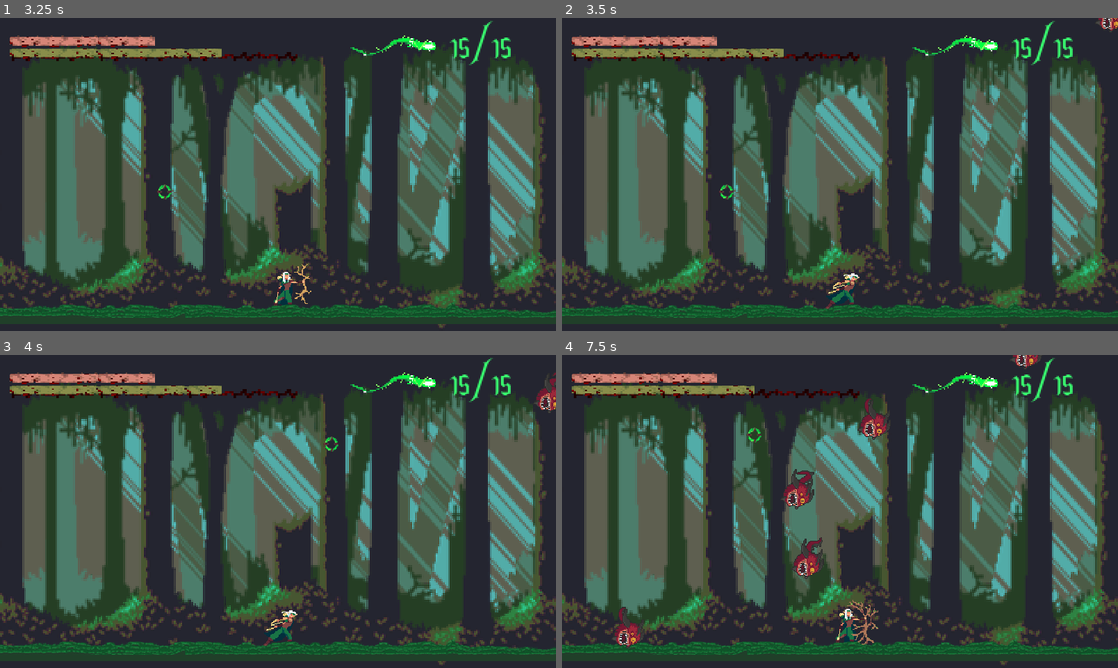
Above: before the commit, frames 1-4 (two rows, left to right).
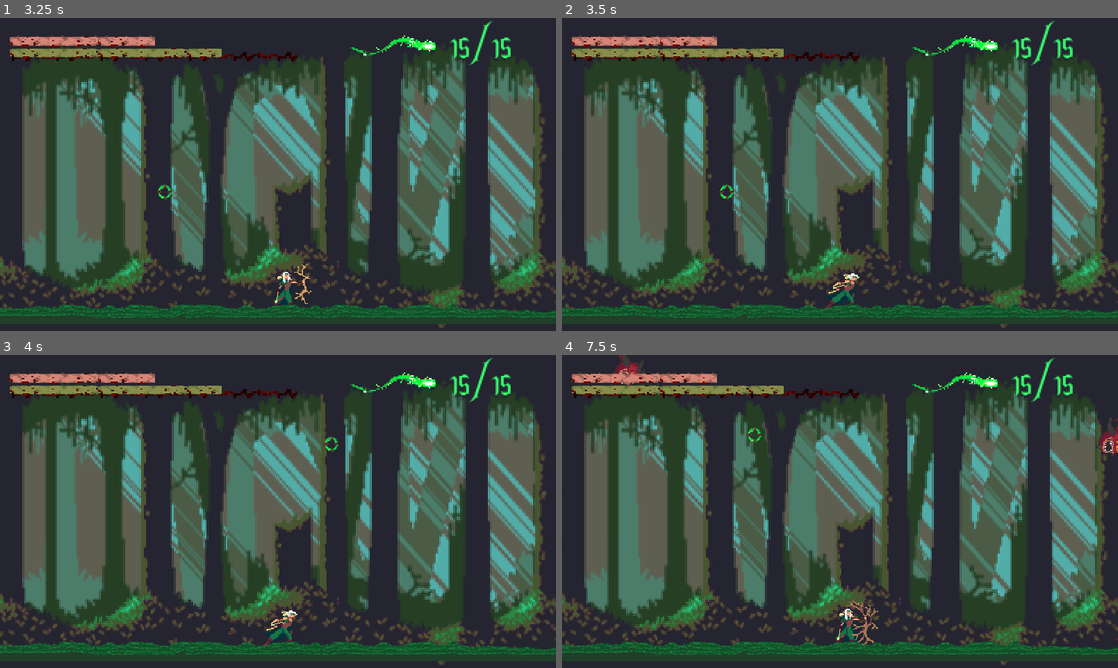
Above: after the commit, the same moments.

Repository: dcrespo3d/GGJ2023
Game: Godot game, scene res://InitialScene.tscn
The game is run twice, just before and just after one commit, with the same random seed, the same clock (stepped at 60 frames per second) and the same inputs.
Inputs (mouse positions are in pixels of both pictures, inside the frame that each line leads up to):
- Up to frame 1 (3.25 s): click (283, 174) at 0.5 s; click (278, 174) at 1.25 s; tap Enter at 2 s; move the mouse to (400, 158) at 2.02 s; hold Right (ui_right) 2.03-2.78 s; tap Shift (dash_key) at 2.1 s; move the mouse to (166, 190) at 2.77 s; hold Left (ui_left) from 2.78 s (still down); tap Space (heal_key) at 2.85 s
- Up to frame 2 (3.5 s): keep holding Left (ui_left)
- Up to frame 3 (4 s): move the mouse to (333, 442) at 3.52 s; release Left (ui_left) at 3.53 s; hold Right (ui_right) from 3.53 s (still down); click (333, 442) at 3.6 s
- Up to frame 4 (7.5 s): move the mouse to (812, 574) at 4.27 s; release Right (ui_right) at 4.28 s; hold Up (ui_up) 4.28-5.03 s; tap Shift (dash_key) at 4.35, 6.6 s; move the mouse to (1006, 558) at 5.02 s; hold Space (heal_key) 5.03-5.78 s; hold Left (ui_left) 5.03-7.28 s; move the mouse to (673, 464) at 5.77 s; click (673, 464) at 5.85 s; move the mouse to (867, 511) at 6.52 s; move the mouse to (756, 433) at 7.27 s; hold Right (ui_right) from 7.28 s (still down); tap Space (heal_key) at 7.35 s

Frame 1 is identical in both runs. In frame 2, 0.1% of the frame differs, in the area x 96-100%, y 0-5%; in frame 3, 0.2%; in frame 4, 2.1%, in the area x 9-100%, y 0-94%.

Commit message:
Balance

Diff:
--- a/EscenaMain.gd
+++ b/EscenaMain.gd
@@ -11,7 +11,7 @@
 var tiempo4 = 0
 
 #Para cambiar el tiempo de descanso entre oleadas
-export var cooldownOleadas = 2
+export var cooldownOleadas = 5
 
 var pasarRonda = true
 export (float) var spawntimer = 2
